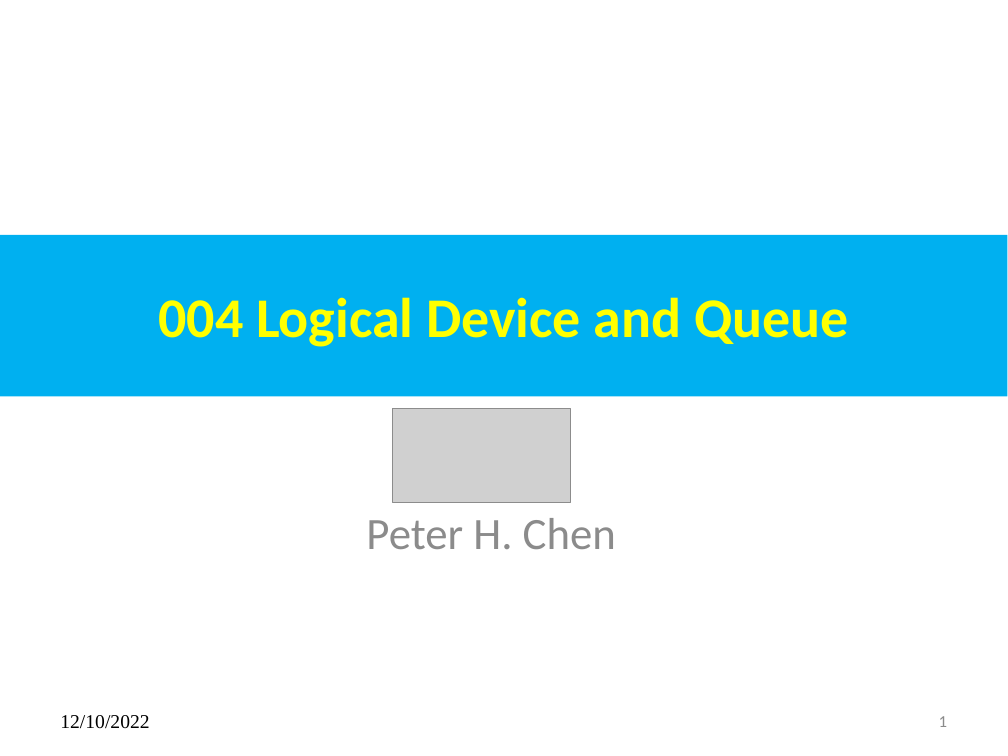
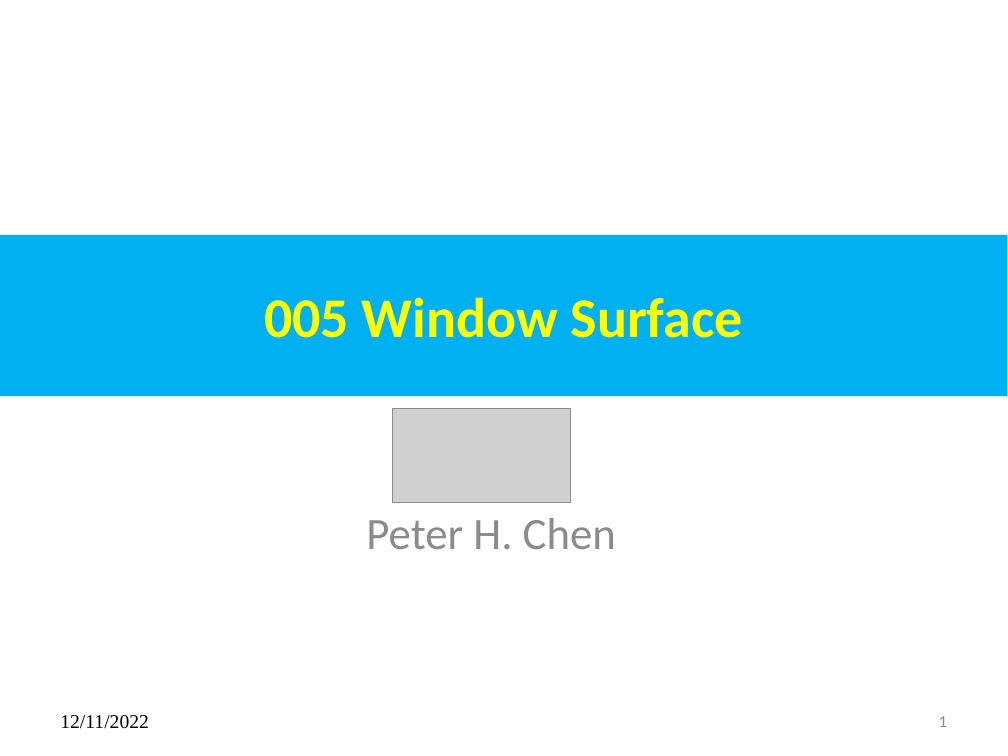
Before and after one commit to peterhchen/015_Vulkan_OpenGL, a slide deck: slide 1 of 05_window_surface.pptx. Drawn at 1008x756 pixels with LibreOffice and Linux fonts; fonts in the diff are those of the drawing; grey boxes stand for pictures. Boxes give left, top, right and bottom in pixels: in the first picture for what was removed or moved away, otherwise in the second. Text is boxed around its words. In the diff, an @@ line names an element or a change of style, - is before the commit and + after.

```diff
--- a/05_window_surface.pptx
+++ b/05_window_surface.pptx
@@ title at (264, 297, 743, 338): text changed @@
-004 Logical Device and Queue
+005 Window Surface
@@ text at (60, 715, 149, 729): text changed @@
-12/10/2022
+12/11/2022
```
Also in this commit, not shown: 5 other slides changed, 7 slides added, 9 slides removed, 1 other file.
